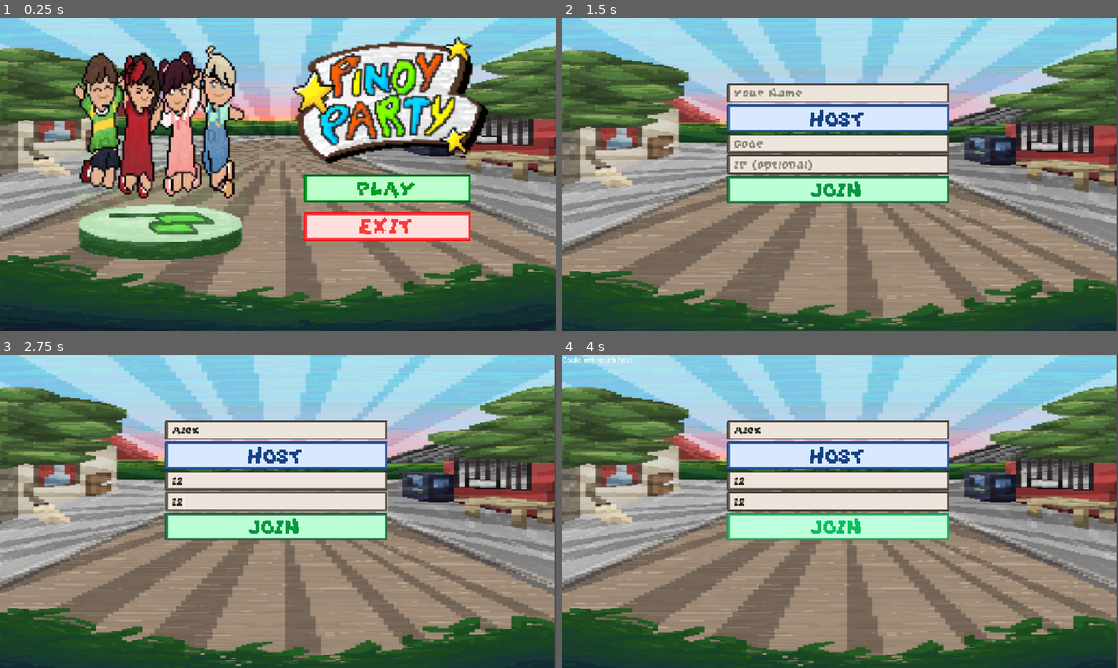
Above: before the commit, frames 1-4 (two rows, left to right).
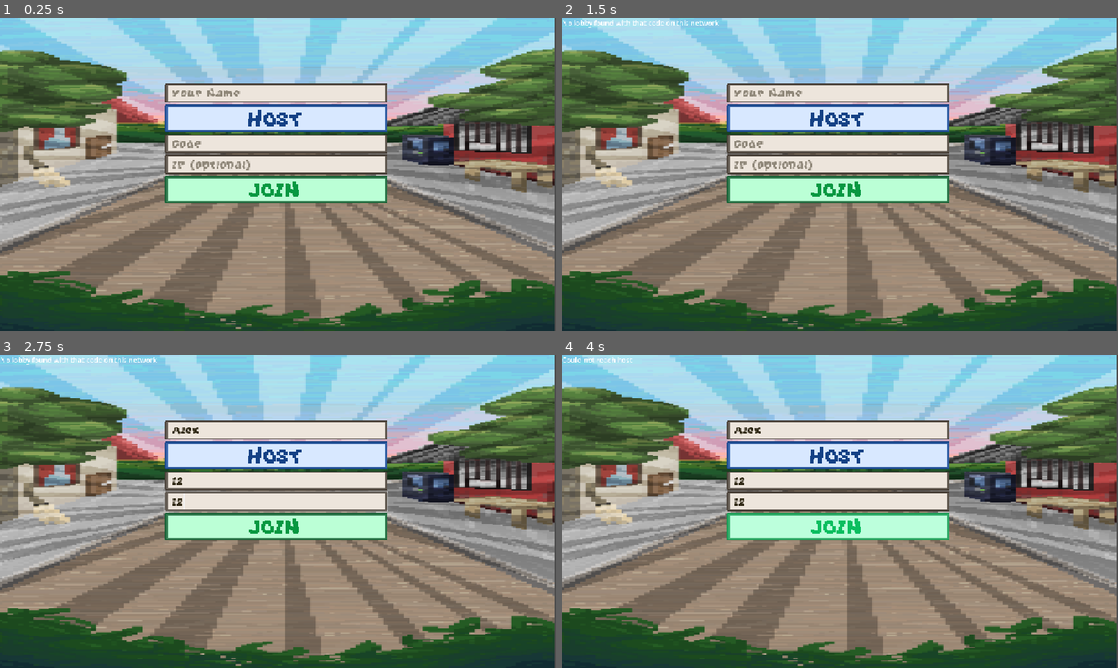
Above: after the commit, the same moments.

Repository: Zephyrdoestech/Pinoy-Party
Game: Godot game, scene res://scenes/ui/LobbyScreen.tscn
Same seed, same stepped clock (60 frames per second), same inputs: the game is played once before the commit and once after it. Before the commit the project starts from res://scenes/ui/MainMenu.tscn.
Inputs (mouse positions are in pixels of both pictures, inside the frame that each line leads up to):
- Up to frame 1 (0.25 s): no input
- Up to frame 2 (1.5 s): click (840, 190) at 0.52 s; click (951, 187) at 1.27 s
- Up to frame 3 (2.75 s): click (278, 430) at 2.02 s; type "Alex" at 2.1 s; click (278, 480) at 2.25 s; type "12" at 2.33 s; click (278, 502) at 2.48 s; type "12" at 2.57 s
- Up to frame 4 (4 s): click (840, 527) at 2.75 s; tap Enter (ui_accept) at 3.5 s; hold D (move_right) from 3.53 s (still down); hold Space (jump) from 3.53 s (still down)

The runs differ from the first frame. In frame 1, 60% of the frame differs, in the area x 0-100%, y 0-100%; in frame 2, 0.2%; in frame 3, 0.2%; in frame 4, nothing differs.

Commit message:
Fix offline trivia sync and board movement animation issues

Diff:
--- a/pinoy-party/autoload/GameManager.gd
+++ b/pinoy-party/autoload/GameManager.gd
@@ -1,10 +1,7 @@
 # autoload/GameManager.gd
 # ---------------------------------------------------------------------------
-# Global game state singleton.
-# The FSM (StateMachine + State_* nodes) lives inside the GameScene (Game.tscn)
-# and reads/writes the properties defined here.  The legacy imperative methods
-# (start_turn, on_dice_rolled, etc.) are kept for backward-compatibility during
-# the migration; they will be removed once the FSM is fully wired in Game.tscn.
+# Global game state singleton. The FSM (StateMachine + State_* nodes)
+# lives inside Game.tscn and reads/writes the properties defined here.
 # ---------------------------------------------------------------------------
 extends Node
 
@@ -74,7 +71,6 @@
 			continue
 		players[idx]["score"] += scores[idx]
 		EventBus.score_changed.emit(idx, players[idx]["score"])
-		print("[GameManager] Player %d earned %d point(s) from minigame." % [idx, scores[idx]])
 	current_player_index = (current_player_index + 1) % active_player_count
 
 func _on_trivia_finished(scores: Dictionary) -> void:
--- a/pinoy-party/autoload/NetworkManager.gd
+++ b/pinoy-party/autoload/NetworkManager.gd
@@ -67,14 +67,12 @@
 func _send_broadcast() -> void:
 	var msg := "PINOYPARTY|%s" % lobby_code
 	_discovery_socket.set_dest_address("255.255.255.255", DISCOVERY_PORT)
-	var err := _discovery_socket.put_packet(msg.to_utf8_buffer())
-	print("Broadcasting lobby code: ", lobby_code, " err=", err)
+	_discovery_socket.put_packet(msg.to_utf8_buffer())
 
 func start_listening_for_lobbies() -> void:
 	discovered_lobbies.clear()
 	_discovery_socket = PacketPeerUDP.new()
-	var err := _discovery_socket.bind(DISCOVERY_PORT)
-	print("Discovery bind result: ", err)
+	_discovery_socket.bind(DISCOVERY_PORT)
 	set_process(true)
 
 func _process(_delta: float) -> void:
@@ -104,30 +102,25 @@
 		_broadcast_timer.queue_free()
 
 func join_lobby(code: String, ip: String, player_name: String) -> void:
-	print("join_lobby called: code=", code, " ip=", ip, " name=", player_name)
 	lobby_code = code.to_upper()
 	is_host = false
 	_pending_name = player_name
 
 	var peer := ENetMultiplayerPeer.new()
 	var err := peer.create_client(ip, PORT)
-	print("create_client result: ", err)
 	if err != OK:
 		join_failed.emit("Could not reach host")
 		return
 	multiplayer.multiplayer_peer = peer
 
 func _on_connected_ok() -> void:
-	print("Connected to host, registering as: ", _pending_name)
 	rpc_id(1, "_register_player", _pending_name, lobby_code)
 
 func _on_connection_failed() -> void:
-	print("Connection failed")
 	join_failed.emit("Connection failed")
 
 @rpc("any_peer", "reliable")
 func _register_player(player_name: String, code: String) -> void:
-	print("_register_player called on host: name=", player_name, " code=", code)
 	if not is_host:
 		return
 	var sender_id := multiplayer.get_remote_sender_id()
@@ -151,7 +144,7 @@
 	connected_players = players
 	roster_updated.emit()
 
-func _on_peer_connected(id: int) -> void:
+func _on_peer_connected(_id: int) -> void:
 	if not is_host:
 		stop_discovery()
 
@@ -232,24 +225,19 @@
 	if not is_host:
 		return
 	var sender_id := multiplayer.get_remote_sender_id()
-	print("request_roll received, raw sender_id=", sender_id)
 	if sender_id == 0:
 		sender_id = multiplayer.get_unique_id()
 	_process_roll_request(sender_id)
 
 func _process_roll_request(sender_id: int) -> void:
 	var sender_player_idx: int = peer_to_player_index.get(sender_id, -1)
-	print("Resolved sender_id=", sender_id, " to player_idx=", sender_player_idx, " (current turn=", GameManager.current_player_index, ")")
 	if sender_player_idx != GameManager.current_player_index:
-		print("Rejected roll — not this peer's turn")
 		return
 	var result := randi_range(1, Constants.DICE_FACES)
-	print("Rolled: ", result, " — broadcasting to all peers")
 	rpc("_apply_roll_result", result)
 
 @rpc("authority", "reliable", "call_local")
 func _apply_roll_result(result: int) -> void:
-	print("_apply_roll_result received: ", result)
 	GameManager.on_dice_rolled(result)
 
 # --- Minigame launch sync ---
@@ -265,7 +253,6 @@
 
 @rpc("authority", "reliable", "call_local")
 func _launch_minigame(minigame_id: String, participating_players: Array) -> void:
-	print("Launching synced minigame: ", minigame_id)
 	EventBus.minigame_started.emit(minigame_id)
 	SceneLoader.go_to_minigame(minigame_id, participating_players)
 
@@ -308,7 +295,7 @@
 		return  # client tried to jump for a player it doesn't control
 	process_luksong_jump(player_idx, client_marker_t)
 
-func process_luksong_jump(player_idx: int, client_marker_t: float) -> void:
+func process_luksong_jump(player_idx: int, _client_marker_t: float) -> void:
 	var scene := get_tree().current_scene
 	if not scene is LuksongBaka:
 		return
@@ -402,7 +389,11 @@
 	_trivia_questions = parsed if parsed is Array else []
 
 func start_trivia_synced(answering_player_idx: int) -> void:
-	if not is_host:
+	# In a local/offline debug session, host_lobby() is never called so
+	# is_host stays false.  Treat the session as host if no real peer exists.
+	var offline: bool = not multiplayer.has_multiplayer_peer() \
+		or multiplayer.multiplayer_peer is OfflineMultiplayerPeer
+	if not is_host and not offline:
 		return
 	_load_trivia_questions()
 	if _trivia_questions.is_empty():
@@ -412,7 +403,12 @@
 	_trivia_answering_player = answering_player_idx
 	_trivia_round_id += 1
 	var this_round_id: int = _trivia_round_id
-	rpc("_apply_trivia_start", _current_trivia["question"], _current_trivia["options"], answering_player_idx)
+
+	if offline:
+		# No ENet peer — call directly instead of via RPC.
+		_apply_trivia_start(_current_trivia["question"], _current_trivia["options"], answering_player_idx)
+	else:
+		rpc("_apply_trivia_start", _current_trivia["question"], _current_trivia["options"], answering_player_idx)
 
 	# Auto-reveal after the answer window, regardless of whether everyone
 	# answered — mirrors SackRace's RACE_TIMEOUT pattern (don't let one
@@ -427,6 +423,7 @@
 	if this_round_id == _trivia_round_id:
 		_reveal_trivia_results()
 
+
 @rpc("authority", "reliable", "call_local")
 func _apply_trivia_start(question: String, options: Array, answering_player_idx: int) -> void:
 	EventBus.trivia_started.emit(question, options, answering_player_idx)
@@ -460,11 +457,20 @@
 	for idx in _trivia_answers:
 		if _trivia_answers[idx] == correct_idx:
 			scores[idx] = Constants.TRIVIA_POINTS
-	rpc("_apply_trivia_reveal", scores, correct_idx)
 	_current_trivia = {}  # guard against double-reveal
+	var offline: bool = not multiplayer.has_multiplayer_peer() \
+		or multiplayer.multiplayer_peer is OfflineMultiplayerPeer
+	if offline:
+		_apply_trivia_reveal(scores, correct_idx)
+	else:
+		rpc("_apply_trivia_reveal", scores, correct_idx)
 
 @rpc("authority", "reliable", "call_local")
 func _apply_trivia_reveal(scores: Dictionary, correct_idx: int) -> void:
+	if TriviaController == null or not TriviaController.visible:
+		# Overlay was never shown on this peer — just propagate the score signal.
+		EventBus.trivia_finished.emit(scores)
+		return
 	TriviaController.show_results(scores, correct_idx)
 	EventBus.trivia_finished.emit(scores)
 
--- a/pinoy-party/autoload/SceneLoader.gd
+++ b/pinoy-party/autoload/SceneLoader.gd
@@ -3,7 +3,6 @@
 
 func go_to_minigame(minigame_id: String, players: Array[int]) -> void:
 	var path := "res://scenes/minigames/%s/%s.tscn" % [minigame_id, minigame_id.to_snake_case()]
-	print("[SceneLoader] Loading minigame scene: ", path)
 	var err := get_tree().change_scene_to_file(path)
 	if err != OK:
 		push_error("[SceneLoader] Failed to load minigame scene '%s': error code %d" % [path, err])
@@ -11,13 +10,11 @@
 	call_deferred(&"_start_minigame_deferred", players)
 
 func _start_minigame_deferred(players: Array[int]) -> void:
-	print("[SceneLoader] _start_minigame_deferred called!")
 	# Two frames: the first lets the scene tree swap the root node,
 	# the second lets the new scene's _ready() complete before we call into it.
 	await get_tree().process_frame
 	await get_tree().process_frame
 	var minigame := get_tree().current_scene
-	print("[SceneLoader] current_scene after deferred wait: ", minigame)
 	if minigame is BaseMinigame:
 		minigame.start_game(players)
 	else:
--- a/pinoy-party/autoload/TriviaController.gd
+++ b/pinoy-party/autoload/TriviaController.gd
@@ -93,7 +93,11 @@
 
 func _on_option_pressed(option_idx: int) -> void:
 	var my_idx: int = NetworkManager.get_my_player_index()
-	if my_idx == -1 or _has_submitted:
+	# In offline/local play there is no ENet peer, so get_my_player_index()
+	# returns -1.  Fall back to the current turn's player so answers still work.
+	if my_idx == -1:
+		my_idx = GameManager.current_player_index
+	if _has_submitted:
 		return
 	_has_submitted = true
 	_current_selection = option_idx
@@ -101,7 +105,9 @@
 	for b in _option_buttons:
 		b.disabled = true  # lock in this client's choice, no changing after submit
 
-	if NetworkManager.is_host:
+	var offline: bool = not multiplayer.has_multiplayer_peer() \
+		or multiplayer.multiplayer_peer is OfflineMultiplayerPeer
+	if NetworkManager.is_host or offline:
 		NetworkManager.process_trivia_answer(my_idx, option_idx)
 	else:
 		NetworkManager.request_trivia_answer.rpc_id(1, my_idx, option_idx)
--- a/pinoy-party/ground.tscn
+++ /dev/null
@@ -1,20 +0,0 @@
-[gd_scene format=3 uid="uid://cu0g8o0w81t50"]
-
-[ext_resource type="Texture2D" uid="uid://lu85r0oplr0p" path="res://assets/minigame_assets/luksong_baka_assets/luksong_baka_bg.png" id="1_t7tip"]
-[ext_resource type="Script" uid="uid://378cqxjrclsc" path="res://sprite_2d.gd" id="2_tv015"]
-
-[sub_resource type="RectangleShape2D" id="RectangleShape2D_wnojy"]
-size = Vector2(301, 20)
-
-[node name="ground" type="CharacterBody2D" unique_id=1728849996]
-
-[node name="Sprite2D" type="Sprite2D" parent="." unique_id=1029824941]
-texture_repeat = 2
-position = Vector2(150, 47.5)
-scale = Vector2(1.8624998, 1.0555556)
-texture = ExtResource("1_t7tip")
-script = ExtResource("2_tv015")
-
-[node name="CollisionShape2D" type="CollisionShape2D" parent="." unique_id=1457003436]
-position = Vector2(152, 91)
-shape = SubResource("RectangleShape2D_wnojy")
--- a/pinoy-party/project.godot
+++ b/pinoy-party/project.godot
@@ -15,7 +15,7 @@
 [application]
 
 config/name="PinoyParty"
-run/main_scene="uid://e8f5pc6jmxlh"
+run/main_scene="res://scenes/ui/LobbyScreen.tscn"
 config/features=PackedStringArray("4.6", "Forward Plus")
 config/icon="res://icon.svg"
 
@@ -35,7 +35,6 @@
 window/size/viewport_width=1280
 window/size/viewport_height=720
 window/stretch/mode="canvas_items"
-window/stretch/aspect="expand"
 
 [editor_plugins]
 
--- a/pinoy-party/scenes/board/TilePath.gd
+++ b/pinoy-party/scenes/board/TilePath.gd
@@ -7,5 +7,5 @@
 
 
 # Called every frame. 'delta' is the elapsed time since the previous frame.
-func _process(delta: float) -> void:
+func _process(_delta: float) -> void:
 	pass
--- a/pinoy-party/scenes/board/board.gd
+++ b/pinoy-party/scenes/board/board.gd
@@ -32,10 +32,8 @@
 	if index == 0 or index == Constants.TOTAL_TILES - 1:
 		return Enums.TileType.BLANK
 	if index % 4 == 0:
-		print("[Board] tile %d generated as GAME_TRIGGER" % index)
 		return Enums.TileType.GAME_TRIGGER
-	if index % 2 == 0 :
-		print("[Board] tile %d generated as TRIVIA" % index)
+	if index % 2 == 0:
 		return Enums.TileType.TRIVIA
 	return Enums.TileType.BLANK
 
--- a/pinoy-party/scenes/board/dice.gd
+++ b/pinoy-party/scenes/board/dice.gd
@@ -126,7 +126,7 @@
 
 	for i in ROLLING_FRAME_COUNT:
 		var column := i % ROLLING_COLUMNS
-		var row := int(i / ROLLING_COLUMNS)
+		var row := i / ROLLING_COLUMNS
 		var atlas := AtlasTexture.new()
 		atlas.atlas = texture
 		atlas.region = Rect2(
--- a/pinoy-party/scenes/board/tile.gd
+++ b/pinoy-party/scenes/board/tile.gd
@@ -13,7 +13,6 @@
 @export var texture_game: Texture2D
 
 func _ready() -> void:
-	print("Tile ", name, " is alive! Type is: ", tile_type)
 	_update_visual()
 
 func _update_visual() -> void:
--- a/pinoy-party/scenes/minigames/LangitLupa/langit_lupa.gd
+++ b/pinoy-party/scenes/minigames/LangitLupa/langit_lupa.gd
@@ -52,7 +52,6 @@
 		var idx: int = participating_players[i]
 		var node := _get_player_node(idx)
 		node.position = spawn_pos + Vector2(i * 40.0 - 60.0, -30.0)
-	var spawn_collider: CollisionShape2D = $Platforms/SpawnPlatform/CollisionShape2D
 
 func _hide_inactive_players() -> void:
 	for i in Constants.MAX_PLAYERS:
@@ -151,10 +150,8 @@
 
 func _physics_process(delta: float) -> void:
 	if gameplay_locked:
-		print("[LangitLupa] blocked: gameplay_locked")
 		return
 	if local_player_index == -1 or not alive_players.has(local_player_index):
-		print("[LangitLupa] blocked: local_player_index=%s alive=%s" % [local_player_index, alive_players])
 		return
 
 	var player := _get_player_node(local_player_index)
@@ -177,9 +174,6 @@
 		_coyote_timer = 0.0   # consume it so you can't double-jump off the same window
 
 	player.move_and_slide()
-	if player.get_slide_collision_count() > 0:
-		var col := player.get_slide_collision(0)
-		print("[LangitLupa] landed on: %s at %s" % [col.get_collider().name, col.get_collider().global_position])
 
 func _get_flood_y() -> float:
 	var elapsed_sec := (Time.get_ticks_msec() - round_start_msec) / 1000.0
@@ -216,7 +210,6 @@
 		return  # already finished or already flooded — guard against double-fire
 	alive_players.erase(idx)
 	finished_players.append(idx)
-	print("[LangitLupa] Player %d reached the goal! (place %d)" % [idx, finished_players.size()])
 	if alive_players.size() <= 1:
 		NetworkManager.sync_langitlupa_end.rpc(_compute_final_scores())
 
@@ -233,7 +226,6 @@
 ## Called on every peer (including host) when NetworkManager broadcasts an elimination.
 func apply_elimination(player_idx: int) -> void:
 	_get_player_node(player_idx).modulate.a = 0.3
-	print("[LangitLupa] Player %d caught by the flood!" % player_idx)
 
 func _compute_final_scores() -> Dictionary:
 	var placement_points := [3, 2, 1]
--- a/pinoy-party/scenes/minigames/SackRace/sack_race.gd
+++ b/pinoy-party/scenes/minigames/SackRace/sack_race.gd
@@ -22,7 +22,7 @@
 
 	var node = get_node_or_null(path)
 	if not node:
-		print("CRITICAL ERROR: Could not find player node at path: ", path)
+		return null
 	return node
 
 func start_game(players: Array[int]) -> void:
@@ -36,7 +36,6 @@
 	race_active = true
 	timeout_timer = 0.0
 	$UI/TimerLabel.text = "Time: %.1f" % RACE_TIMEOUT
-	print("[SackRace] Race started for players: %s" % [players])
 	await run_intro()
 
 func _process(delta: float) -> void:
@@ -46,7 +45,6 @@
 	var time_left := RACE_TIMEOUT - timeout_timer
 	$UI/TimerLabel.text = "Time: %.1f" % max(time_left, 0.0)
 	if timeout_timer >= RACE_TIMEOUT:
-		print("[SackRace] Timeout reached, ending race early.")
 		_end_race()
 
 func _input(event: InputEvent) -> void:
@@ -83,7 +81,6 @@
 	_advance(player_idx)
 
 func _advance(player_idx: int) -> void:
-	print("Advancing Player: ", player_idx)
 
 	progress[player_idx] += HOP_DISTANCE
 	var player_node := _get_track_node(player_idx)
@@ -96,7 +93,6 @@
 
 	if progress[player_idx] >= FINISH_DISTANCE and player_idx not in finished_order:
 		finished_order.append(player_idx)
-		print("[SackRace] Player %d finished in place %d." % [player_idx, finished_order.size()])
 		if finished_order.size() == participating_players.size():
 			_end_race()
 
@@ -126,6 +122,5 @@
 		groups.append(tie_group)
 		i = j
 
-	var scores: Dictionary = compute_placement_scores(groups)
-	print("[SackRace] Final placement groups (best to worst): %s" % [groups])
+	var scores: Dictionary = BaseMinigame.compute_placement_scores(groups)
 	_finish(scores)
--- a/pinoy-party/scenes/player/player.gd
+++ b/pinoy-party/scenes/player/player.gd
@@ -7,5 +7,5 @@
 
 
 # Called every frame. 'delta' is the elapsed time since the previous frame.
-func _process(delta: float) -> void:
+func _process(_delta: float) -> void:
 	pass
--- a/pinoy-party/scenes/player/player_token.gd
+++ b/pinoy-party/scenes/player/player_token.gd
@@ -9,15 +9,6 @@
 # Scale: 1024px native → ~51px on screen, fits within the 70px tile spacing.
 const SPRITE_SCALE := Vector2(0.05, 0.05)
 
-# Board segment boundaries (derived from Constants, listed here for clarity).
-# Segment   Tiles       Direction
-# Top        0–8        walkRight   (Constants.TOP_TILES = 9, so last index = 8)
-# Right      9–16       walkFront   (+ SIDE_TILES = 8)
-# Bottom    17–25       walkLeft    (+ TOP_TILES  = 9)
-# Left      26–33       walkBack    (remainder to finish loop)
-const TOP_END    := Constants.TOP_TILES - 1                          # 8
-const RIGHT_END  := Constants.TOP_TILES - 1 + Constants.SIDE_TILES   # 16
-const BOTTOM_END := Constants.TOP_TILES - 1 + Constants.SIDE_TILES + Constants.TOP_TILES  # 25
 
 var player_index: int = 0
 var board_ref: Node2D
@@ -73,21 +64,21 @@
 
 	return frames
 
-## Returns the animation name matching the board segment that `from_index`
-## sits on. The board is a clockwise rectangular loop:
-##   Tiles  0–8  → top edge,   moving right → walkRight
-##   Tiles  9–16 → right edge, moving down  → walkFront
-##   Tiles 17–25 → bottom edge, moving left → walkLeft
-##   Tiles 26–33 → left edge,  moving up    → walkBack
-func _get_direction_animation(from_index: int, _to_index: int) -> String:
-	if from_index <= TOP_END:
-		return "walkRight"
-	elif from_index <= RIGHT_END:
+## Returns the animation name matching the direction of movement from
+## `from_index` to `to_index`, determined by comparing their world positions
+## on the board. This is robust to any board shape — no hardcoded index ranges.
+func _get_direction_animation(from_index: int, to_index: int) -> String:
+	if board_ref == null:
 		return "walkFront"
-	elif from_index <= BOTTOM_END:
-		return "walkLeft"
+	var from_pos: Vector2 = board_ref.get_tile_position(from_index)
+	var to_pos:   Vector2 = board_ref.get_tile_position(to_index)
+	var delta: Vector2    = to_pos - from_pos
+
+	# Decide based on whichever axis has the larger displacement.
+	if abs(delta.x) >= abs(delta.y):
+		return "walkRight" if delta.x > 0 else "walkLeft"
 	else:
-		return "walkBack"
+		return "walkFront" if delta.y > 0 else "walkBack"
 
 func move_to(target_tile_index: int) -> void:
 	if board_ref == null:
--- a/pinoy-party/scenes/sprite_2d_3.gd
+++ b/pinoy-party/scenes/sprite_2d_3.gd
@@ -6,5 +6,5 @@
 	$AnimationPlayer.play("bounce")
 
 # Called every frame. 'delta' is the elapsed time since the previous frame.
-func _process(delta: float) -> void:
+func _process(_delta: float) -> void:
 	pass
--- a/pinoy-party/scenes/ui/ScoreBoard.gd
+++ b/pinoy-party/scenes/ui/ScoreBoard.gd
@@ -5,28 +5,8 @@
 # "Name: score" label, colored to match that player's token color.
 var rows: Array = []  # [{marker: Label, score: Label}]
 
-#func _ready() -> void:
-	#for i in GameManager.active_player_count:
-		#var row := HBoxContainer.new()
-		#row.position = Vector2(0, i * 28)
-#
-		#var marker := Label.new()
-		#marker.custom_minimum_size = Vector2(20, 0)
-		#marker.text = ""
-		#row.add_child(marker)
-#
-		#var score_label := Label.new()
-		#row.add_child(score_label)
-#
-		#add_child(row)
-		#rows.append({"marker": marker, "score": score_label})
-#
-	#EventBus.score_changed.connect(_on_score_changed)
-	#EventBus.turn_started.connect(_on_turn_started)
-	#_refresh_all()
-
 func _ready() -> void:
-	var container = $RowsContainer # double check this path matches your layout!
+	var container = $RowsContainer
 
 	# Loop through the actual visual rows you built in the editor
 	for row_rect in container.get_children():
@@ -36,15 +16,11 @@
 		if marker and score_label:
 			rows.append({"marker": marker, "score": score_label})
 
-	# Connect your networks
 	EventBus.score_changed.connect(_on_score_changed)
 	EventBus.turn_started.connect(_on_turn_started)
 
-	# Only refresh if GameManager actually has player data loaded
 	if GameManager.players.size() >= rows.size():
 		_refresh_all()
-	else:
-		print("Scoreboard idling: Waiting for real players to connect.")
 
 func _refresh_all() -> void:
 	for i in GameManager.active_player_count:
--- a/pinoy-party/scenes/ui/lobby_screen.gd
+++ b/pinoy-party/scenes/ui/lobby_screen.gd
@@ -59,7 +59,6 @@
 	NetworkManager.host_lobby(host_join_panel.get_node("NameInput").text)
 
 func _on_join_pressed() -> void:
-	print("_on_join_pressed fired")
 	var join_ip_input: LineEdit = host_join_panel.get_node("JoinIPInput")
 	var join_code_input: LineEdit = host_join_panel.get_node("JoinCodeInput")
 	var name_input: LineEdit = host_join_panel.get_node("NameInput")
--- a/pinoy-party/scripts/state_machine/states/State_EndTurn.gd
+++ b/pinoy-party/scripts/state_machine/states/State_EndTurn.gd
@@ -17,8 +17,6 @@
 	var gm: GameManager = GameManager
 	var player_idx: int = gm.current_player_index
 
-	print("[EndTurn] Ending turn for Player %d." % player_idx)
-
 	# 1. Persist turn-end state.
 	_save_state(gm)
 
@@ -28,7 +26,6 @@
 	# 3. Check win condition before advancing.
 	if _check_game_over(gm):
 		var winner: int = gm._get_winner()
-		print("[EndTurn] Game over! Winner is Player %d." % winner)
 		gm.state = Enums.GameState.GAME_OVER
 		EventBus.game_over.emit(winner)
 		# Do NOT loop back – the game is finished.
@@ -36,8 +33,6 @@
 
 	# 4. Advance the player index (wrap around with modulo).
 	gm.current_player_index = (player_idx + 1) % gm.active_player_count
-
-	print("[EndTurn] Next player: %d." % gm.current_player_index)
 
 	# 5. Loop back to the start of the next player's turn.
 	request_transition(&"State_StartTurn")
--- a/pinoy-party/scripts/state_machine/states/State_Moving.gd
+++ b/pinoy-party/scripts/state_machine/states/State_Moving.gd
@@ -15,15 +15,12 @@
 	if roll > tiles_remaining:
 		# Overshoot — don't move at all. tile_index is never touched, so this
 		# can't be mistaken for a finish by State_TileEvent/game-over checks.
-		print("[Moving] Player %d rolled %d but only needs %d — no move." % [player_idx, roll, tiles_remaining])
 		gm.players[player_idx]["state"] = Enums.PlayerState.IDLE
 		EventBus.roll_exceeded.emit(player_idx, tiles_remaining)
 		request_transition.call_deferred(&"State_EndTurn")
 		return
 
 	var new_tile: int = old_tile + roll
-
-	print("[Moving] Player %d moves %d tile(s) → tile %d." % [player_idx, roll, new_tile])
 
 	_animate_and_advance.call_deferred(player_idx, new_tile)
 
--- a/pinoy-party/scripts/state_machine/states/State_StartTurn.gd
+++ b/pinoy-party/scripts/state_machine/states/State_StartTurn.gd
@@ -16,8 +16,6 @@
 	# Reset any per-turn state on the player dictionary.
 	player["state"] = Enums.PlayerState.IDLE
 
-	print("[StartTurn] Player %d (%s) begins their turn." % [player_idx, player["name"]])
-
 	# Notify the UI / other listeners.
 	EventBus.turn_started.emit(player_idx)
 
--- a/pinoy-party/scripts/state_machine/states/State_WaitingForDice.gd
+++ b/pinoy-party/scripts/state_machine/states/State_WaitingForDice.gd
@@ -19,8 +19,6 @@
 func enter() -> void:
 	var gm: GameManager = GameManager
 	var player_idx: int = gm.current_player_index
-
-	print("[WaitingForDice] Waiting for Player %d to roll…" % player_idx)
 
 	# Update the GameManager's legacy state enum so Game.gd's roll-guard still
 	# works while we migrate to the FSM incrementally.
@@ -56,8 +54,6 @@
 		)
 		return
 
-	print("[WaitingForDice] Player %d rolled a %d." % [player_index, result])
-
 	# Store the roll result so State_Moving can read it.
 	gm.pending_roll = result
 
--- a/pinoy-party/sprite_2d.gd
+++ /dev/null
@@ -1,6 +0,0 @@
-extends Sprite2D
-
-@export var speed := 150.0
-
-func _process(delta: float) -> void:
-	region_rect.position.x += speed * delta
Not shown, changed: pinoy-party/assets/board_assets/DIce/3d/dice_3d_static_1.png.import
Not shown, changed: pinoy-party/assets/board_assets/DIce/3d/dice_3d_static_2.png.import
Not shown, changed: pinoy-party/assets/board_assets/DIce/3d/dice_3d_static_3.png.import
Not shown, changed: pinoy-party/assets/board_assets/DIce/3d/dice_3d_static_4.png.import
Not shown, changed: pinoy-party/assets/board_assets/DIce/3d/dice_3d_static_5.png.import
Not shown, changed: pinoy-party/assets/board_assets/DIce/3d/dice_3d_static_6.png.import
Not shown, changed: pinoy-party/assets/board_assets/DIce/3d/rolling_dice-sheet.png.import
Not shown, changed: pinoy-party/assets/board_assets/DIce/Static2d/dice1.png.import
Not shown, changed: pinoy-party/assets/board_assets/DIce/Static2d/dice2.png.import
Not shown, changed: pinoy-party/assets/board_assets/DIce/Static2d/dice3.png.import
Not shown, changed: pinoy-party/assets/board_assets/DIce/Static2d/dice4.png.import
Not shown, changed: pinoy-party/assets/board_assets/DIce/Static2d/dice5.png.import
(and 3 more such lines)
